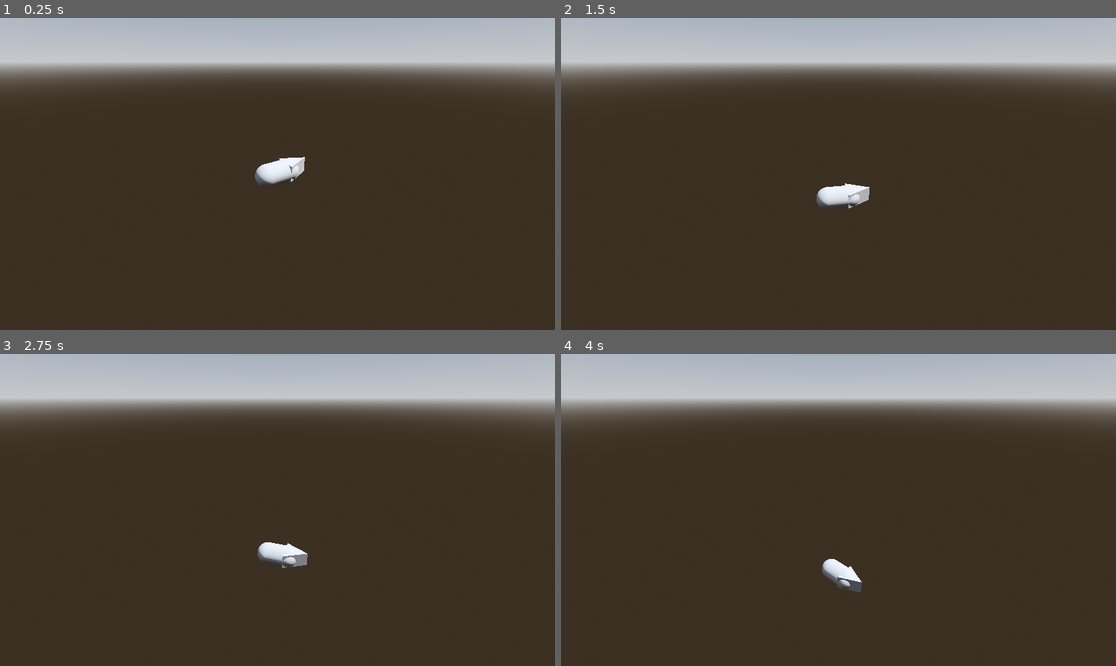
Above: before the commit, frames 1-4 (two rows, left to right).
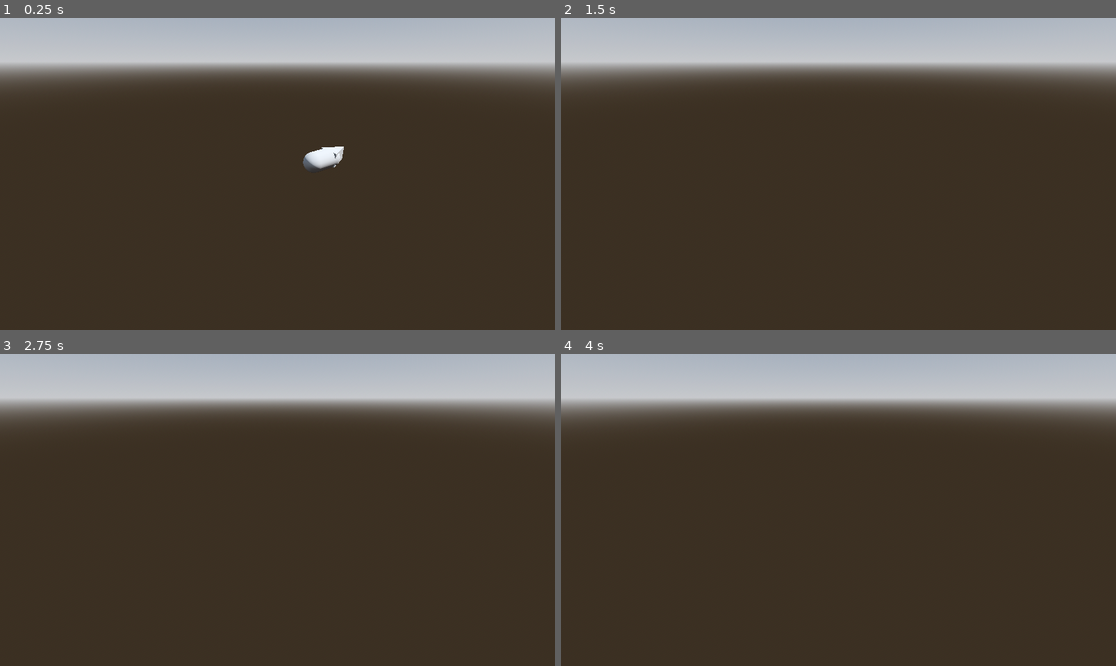
Above: after the commit, the same moments.

Repository: D4Devil/project--shipwrecked
Game: Godot game, scene res://scenes/main.tscn
The game is run twice, just before and just after one commit, with the same random seed, the same clock (stepped at 60 frames per second) and the same inputs.
Inputs:
- Up to frame 1 (0.25 s): no input
- Up to frame 2 (1.5 s): tap Enter (ui_accept) at 0.5, 0.77 s; hold Right (ui_right) 0.53-1.28 s; hold Left (ui_left) from 1.28 s (still down)
- Up to frame 3 (2.75 s): tap Enter (ui_accept) at 1.52 s; release Left (ui_left) at 2.03 s; hold Right (ui_right) from 2.03 s (still down)
- Up to frame 4 (4 s): tap Enter (ui_accept) at 3.02, 3.77 s; release Right (ui_right) at 3.53 s; hold Left (ui_left) from 3.53 s (still down)

The runs differ from the first frame. In frame 1, 1.0% of the frame differs, in the area x 45-62%, y 41-54%; in frame 2, 0.6%; in frame 3, 0.5%; in frame 4, 0.5%.

Commit message:
Added simpliest SailSimulation

Diff:
--- a/scenes/main.tscn
+++ b/scenes/main.tscn
@@ -18,7 +18,6 @@
 [node name="Main" type="Node3D"]
 
 [node name="CharacterBody3D" parent="." instance=ExtResource("1_rn7ca")]
-transform = Transform3D(1, 0, 0, 0, 1, 0, 0, 0, 1, 0, 0, 0)
 
 [node name="Environment" type="Node" parent="."]
 
--- a/scenes/ship_prototype.tscn
+++ b/scenes/ship_prototype.tscn
@@ -43,9 +43,10 @@
 [node name="BuoyantBody3D" type="Node3D" parent="CustomComponents"]
 script = ExtResource("2_vyyj1")
 
-[node name="SailSimulation" type="Node" parent="CustomComponents"]
+[node name="SailSimulation" type="Node" parent="CustomComponents" node_paths=PackedStringArray("body")]
 script = ExtResource("3_ox3ip")
-_sail_speeds = Array[float]([100.0, 300.0, 700.0])
+_sail_speeds = Array[float]([10.0, 30.0, 70.0])
+body = NodePath("../..")
 
 [node name="RudderSimulation" type="Node" parent="CustomComponents" node_paths=PackedStringArray("body")]
 script = ExtResource("4_osjkg")
--- a/scripts/sail_simulation.gd
+++ b/scripts/sail_simulation.gd
@@ -19,3 +19,8 @@
 
 	_current_sail_idx = target_idx
 	sail_changed.emit(_current_sail_idx, _sail_speeds[_current_sail_idx])
+
+
+func _physics_process(delta):
+	body = body as CharacterBody3D
+	body.move_and_collide(-body.basis.z * _sail_speeds[_current_sail_idx] * delta)
